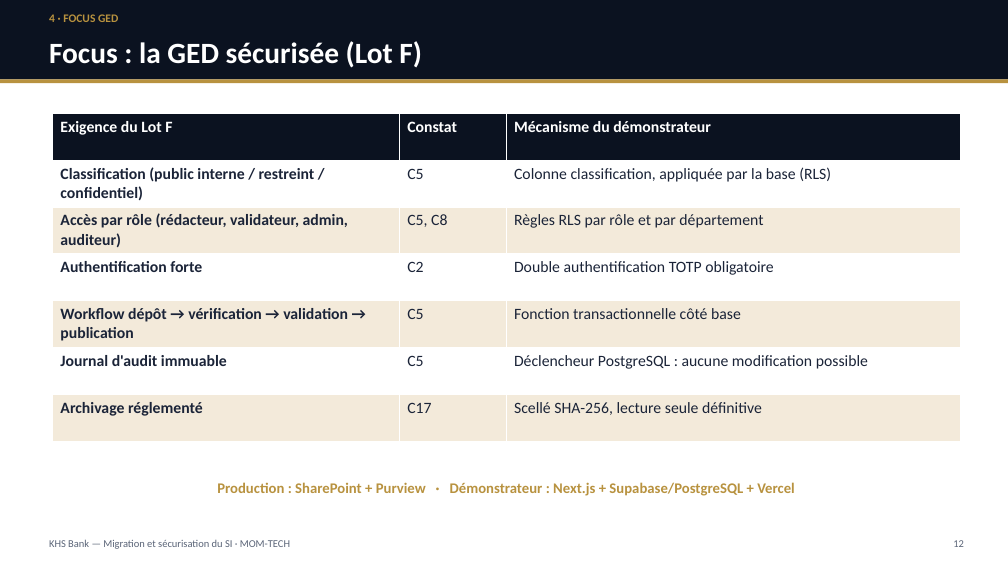
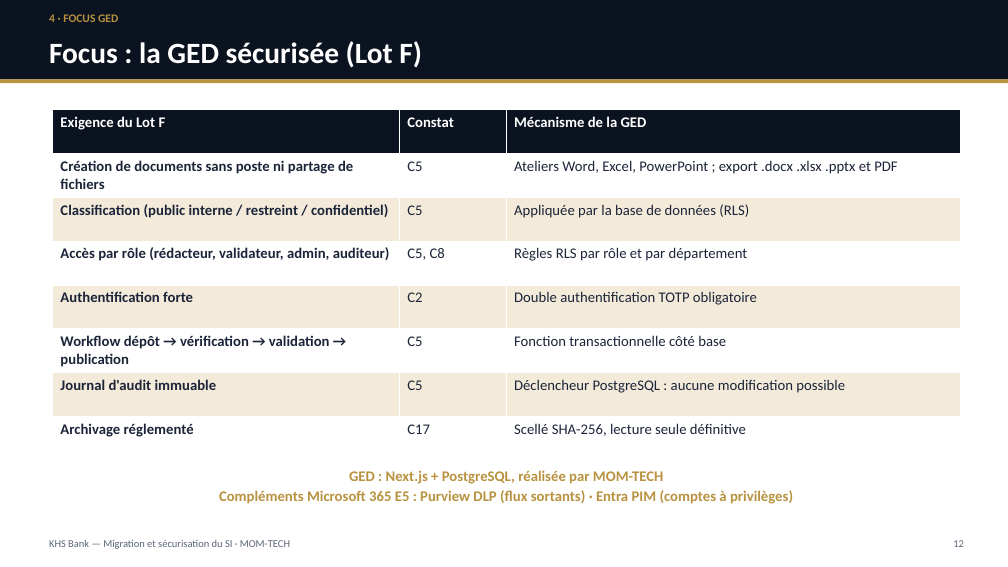
Before and after one commit to ngonomessi-cmd/projet-fin-etude, a slide deck: slide 12 of soutenance/Soutenance_KHS_Bank_MOM-TECH.pptx. Drawn at 1008x567 pixels with LibreOffice and Linux fonts; fonts in the diff are those of the drawing. Boxes give left, top, right and bottom in pixels: in the first picture for what was removed or moved away, otherwise in the second. Text is boxed around its words. In the diff, an @@ line names an element or a change of style, - is before the commit and + after.

```diff
--- a/soutenance/Soutenance_KHS_Bank_MOM-TECH.pptx
+++ b/soutenance/Soutenance_KHS_Bank_MOM-TECH.pptx
@@ table at (x1=53, y1=110, x2=960, y2=461) @@
-row 1: Exigence du Lot F | Constat | Mécanisme du démonstrateur
-row 2: Classification (public interne / restreint / confidentiel) | C5 | Colonne classification, appliquée par la base (RLS)
+row 1: Exigence du Lot F | Constat | Mécanisme de la GED
+row 2: Création de documents sans poste ni partage de fichiers | C5 | Ateliers Word, Excel, PowerPoint ; export .docx .xlsx .pptx et PDF
+row 3: Classification (public interne / restreint / confidentiel) | C5 | Appliquée par la base de données (RLS)
@@ text at (x1=219, y1=470, x2=793, y2=504): text changed @@
-Production : SharePoint + Purview · Démonstrateur : Next.js + Supabase/PostgreSQL + Vercel
+GED : Next.js + PostgreSQL, réalisée par MOM-TECH
+Compléments Microsoft 365 E5 : Purview DLP (flux sortants) · Entra PIM (comptes à privilèges)
```
Also in this commit, not shown: 2 other slides changed, 12 other files.
